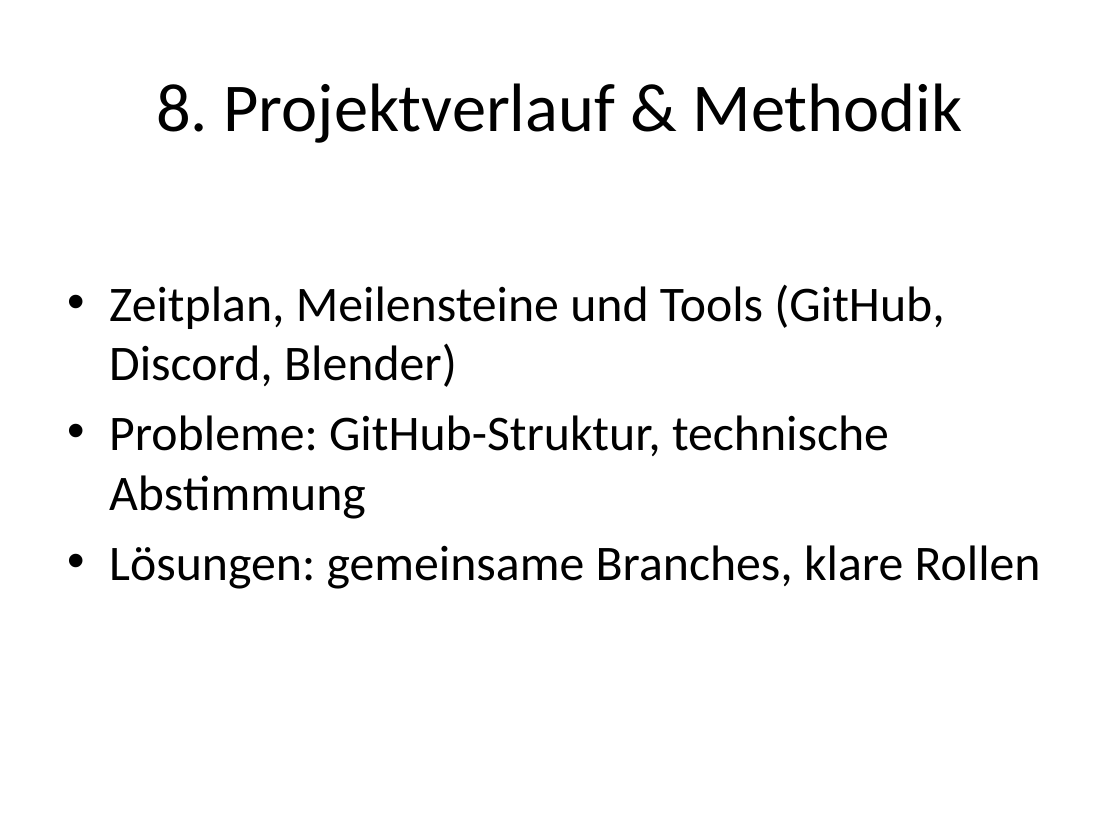
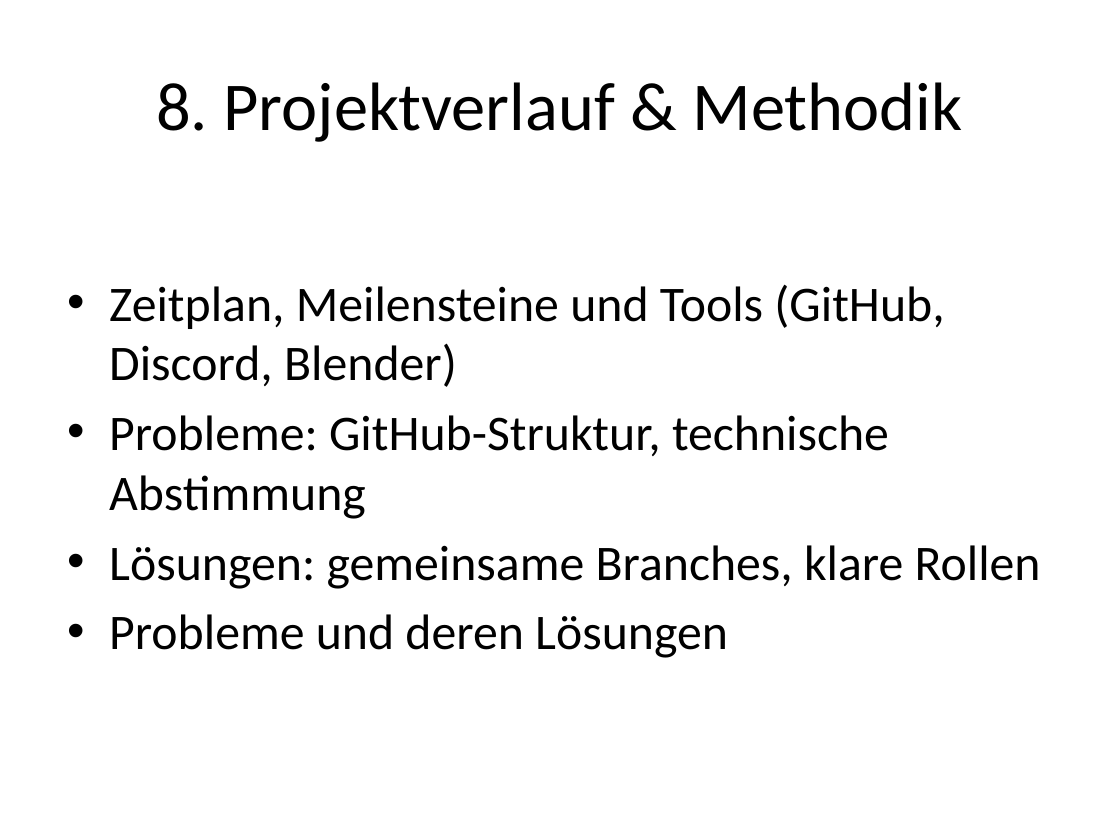
Before and after one commit to Beatlex/KaffeeContainer, a slide deck: slide 9 of Projektpräsentation/Powerpoint/Projektpraesentation_OffGrid_Containersystem_Gliederung.pptx. Drawn at 1120x840 pixels with LibreOffice and Linux fonts; fonts in the diff are those of the drawing. Boxes give left, top, right and bottom in pixels: in the first picture for what was removed or moved away, otherwise in the second. Text is boxed around its words. In the diff, an @@ line names an element or a change of style, - is before the commit and + after.

```diff
--- a/Projektpräsentation/Powerpoint/Projektpraesentation_OffGrid_Containersystem_Gliederung.pptx
+++ b/Projektpräsentation/Powerpoint/Projektpraesentation_OffGrid_Containersystem_Gliederung.pptx
@@ text at (x1=109, y1=614, x2=728, y2=658): paragraph added @@
+• Probleme und deren Lösungen
```
Also in this commit, not shown: 2 other slides changed, 3 other files.
